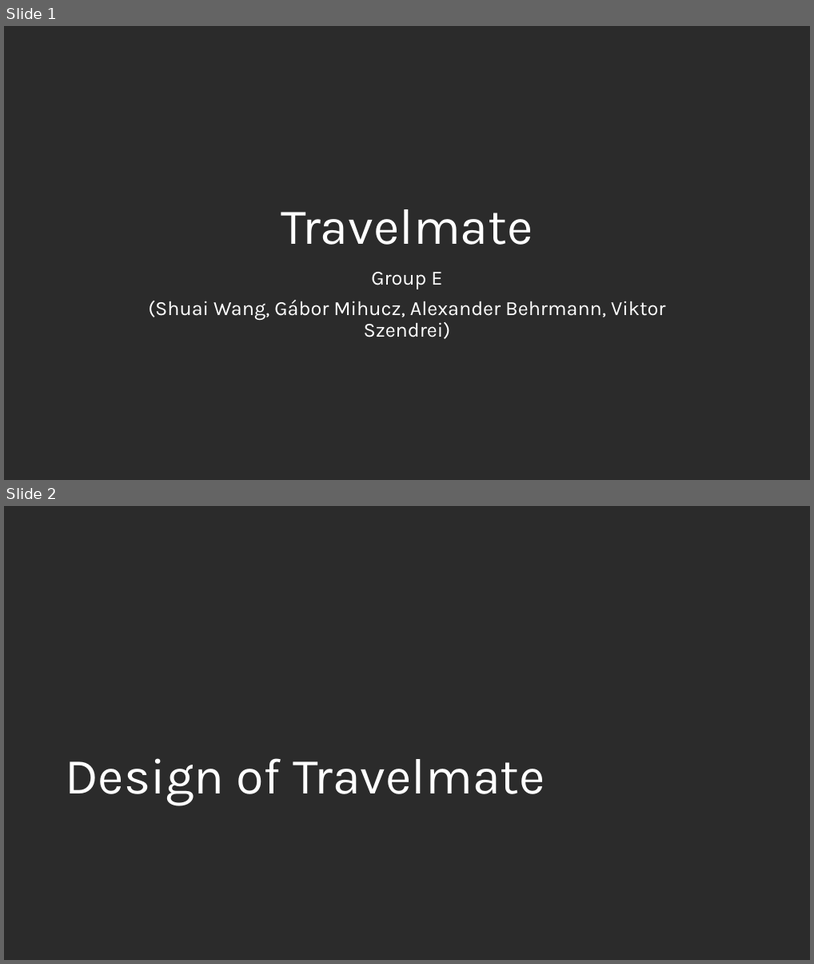
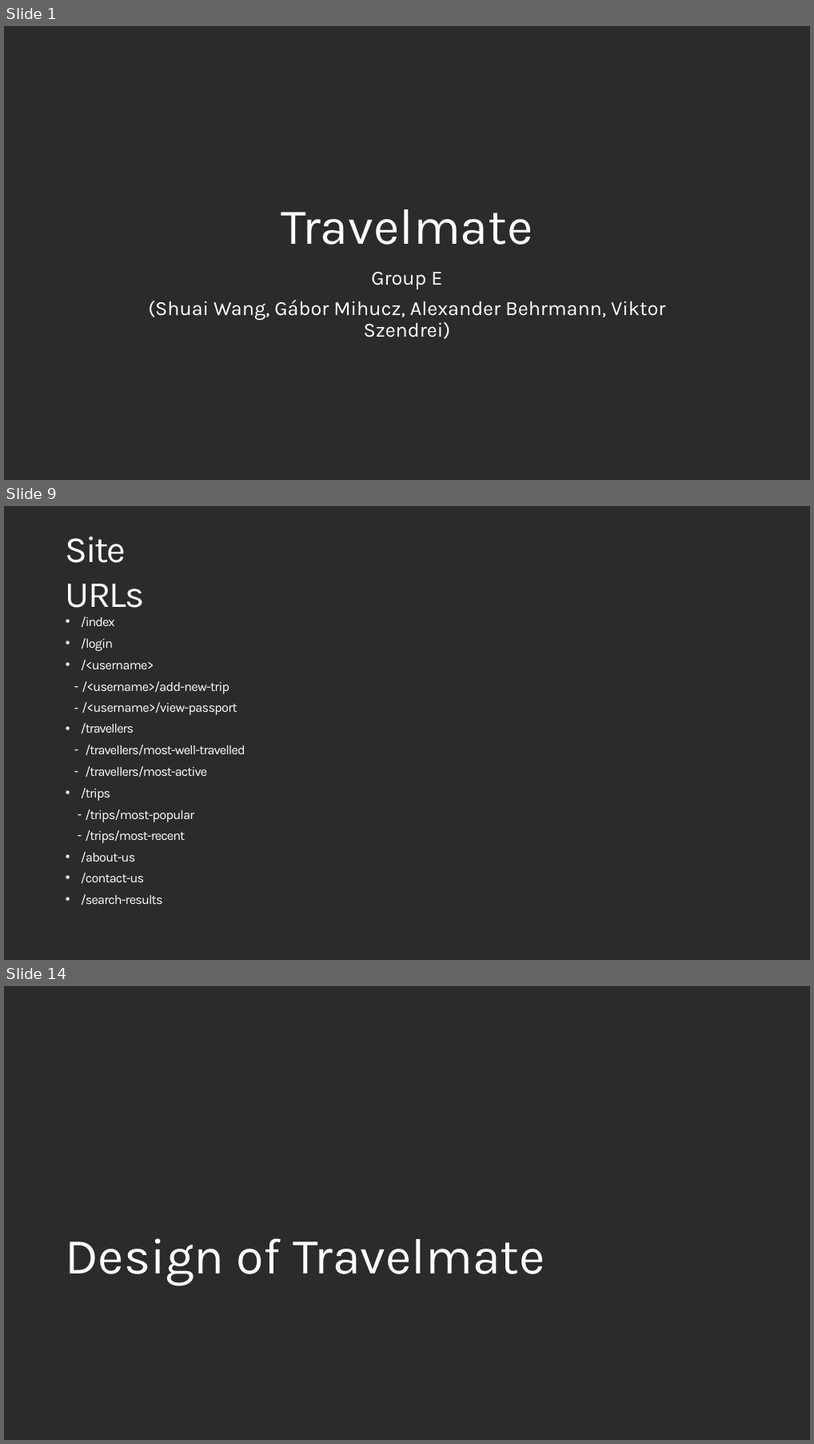
Before and after one commit to fmavb/travelmate, a slide deck: travelmate.pptx. Shown one above the other, each under a label of ours: slides 1 and 2 before the commit, slides 1, 9 and 14 after it; the slides between them are not shown. The pictures are 814x964 and 814x1444 pixels, drawn with LibreOffice and Linux fonts; fonts in the diff are those of the drawing; background and template pictures are left out; a plain dark background stands for a picture behind light text. Boxes give left, top, right and bottom in pixels: in the first picture for what was removed or moved away, otherwise in the second. Text is boxed around its words. In the diff, an @@ line names an element or a change of style, - is before the commit and + after.

```diff
--- a/travelmate.pptx
+++ b/travelmate.pptx
@@ slide 9 added at bbox=[4, 506, 810, 960], background picture (left out) @@
@@ title added at bbox=[66, 536, 145, 608], 44 pt, text #FFFFFF @@
+Site URLs
@@ text added at bbox=[81, 616, 245, 904], 15.5 pt, text #FFFFFF @@
+• /index
+• /login
+• /<username>
+  – /<username>/add-new-trip
+  – /<username>/view-passport
+• /travellers
+  – /travellers/most-well-travelled
+  – /travellers/most-active
+• /trips
+  – /trips/most-popular
+  – /trips/most-recent
+• /about-us
+• /contact-us
+• /search-results
@@ what was slide 2 is now slide 14 @@
```
Also in this commit, not shown: 12 other slides added, 1 slide removed.
